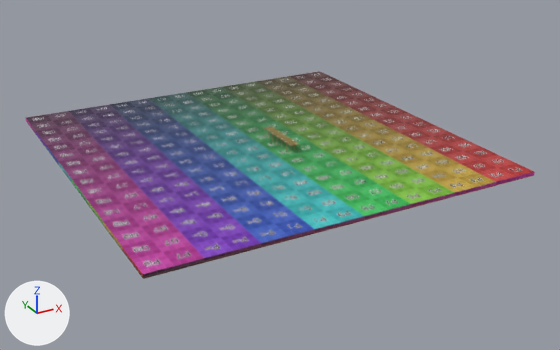
Renders of the glTF model public/models/Level_01.glb from each side of a commit.
Camera for both pictures: a 50 mm camera at (-35.2, -69.0, 30.1) aimed at (1.4, -2.4, -3.1). The axes (+X, +Y, +Z) are drawn at lower left. The lights are the same throughout. Objects named as collision shapes, trigger or cutter boxes, shadow casters or lower levels of detail are left out. Vertices at the same position are counted once.

The first picture shows 'Floor', 'Table', 'Table.002', 'Table.003', 'Table.004', 'Table.005'.
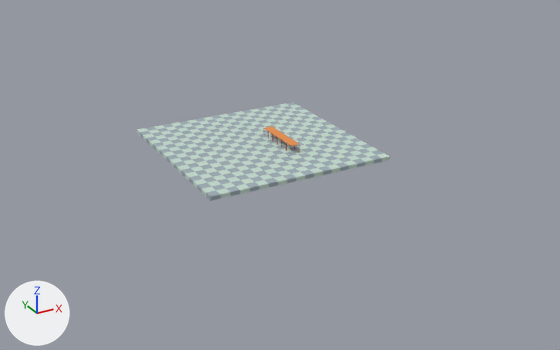
The change, as JSON lines over the scene's bpy script:
```json
{"op": "add", "block": "img_colorpalette", "code": ["img_colorpalette = load_image('ColorPalette', '_unpacked/ColorPalette', 256, 256, 'sRGB')"]}
{"op": "set", "path": "mat_material.texture", "old": "img_color", "new": "img_colorpalette"}
{"block": "me_cube_001", "where": "# used by ob_floor; location = (0.0, 0.0, 0.0)"}
{"op": "remove", "block": "me_cube_001", "code": "me_cube_001.from_pydata(...)  # 8 vertices, 12 faces; spans x -20.0..20.0, y -20.0..20.0, z -0.4..0.0"}
{"op": "add", "block": "me_cube_001", "code": "me_cube_001.from_pydata(...)  # 522 vertices, 1040 faces; spans x -20.0..20.0, y -20.0..20.0, z -0.4..0.0"}
{"block": "me_cube_001", "change": "me_cube_001 part 1: 514 vertices added at x -20.0..20.0, y -20.0..20.0, z -0.4..0.0"}
{"block": "me_cube_007", "where": "me_cube_007.from_pydata(...)  # 48 vertices, 92 faces; spans x -0.5..0.5, y -0.5..0.5, z 0.0..0.9"}
{"block": "me_cube_007", "where": "# used by ob_table_001; location = (2.0, 0.0, 0.0)"}
{"block": "me_cube_007", "change": "me_cube_007 part 2: texture (UV) coordinates of 92 of 92 faces, centred in x -0.5..0.5, y -0.5..0.5, z 0.0..0.9, changed; they spanned u 0.14..0.24, v 0.35..0.98 and now span u 0.56..0.84, v 0.63..0.74"}
{"op": "set", "path": "ob_floor.scale", "old": "(1.0, 1.0, 1.0)", "new": "(0.5, 0.5, 1.0)"}
```

Pixel boxes (x1, y1, x2, y2) of what changed, in the pictures (560 x 350 px):
```json
{"object": "Floor", "change": "surface changed, reshaped, rescaled", "before": [26, 71, 535, 279], "after": [137, 102, 390, 201], "on screen": "50% narrower, 52% shorter"}
{"object": "Table.003", "change": "surface changed", "before": [286, 141, 299, 151], "after": [286, 141, 299, 151]}
{"object": "Table.002", "change": "surface changed", "before": [277, 135, 289, 147], "after": [277, 135, 289, 147]}
{"object": "Table", "change": "surface changed", "before": [272, 132, 285, 141], "after": [272, 132, 285, 141]}
{"object": "Table.001", "change": "surface changed", "before": [268, 129, 280, 139], "after": [268, 129, 280, 139]}
{"object": "Table.005", "change": "surface changed", "before": [282, 138, 294, 146], "after": [282, 138, 294, 146]}
{"object": "Table.004", "change": "surface changed", "before": [264, 126, 275, 134], "after": [264, 126, 275, 134]}
{"part": 1, "of": "me_cube_001", "change": "added", "after": [137, 102, 390, 201]}
{"part": 2, "of": "me_cube_007", "change": "surface changed", "before": [264, 126, 299, 151], "after": [264, 126, 299, 151], "on screen": "yellow to orange"}
```
